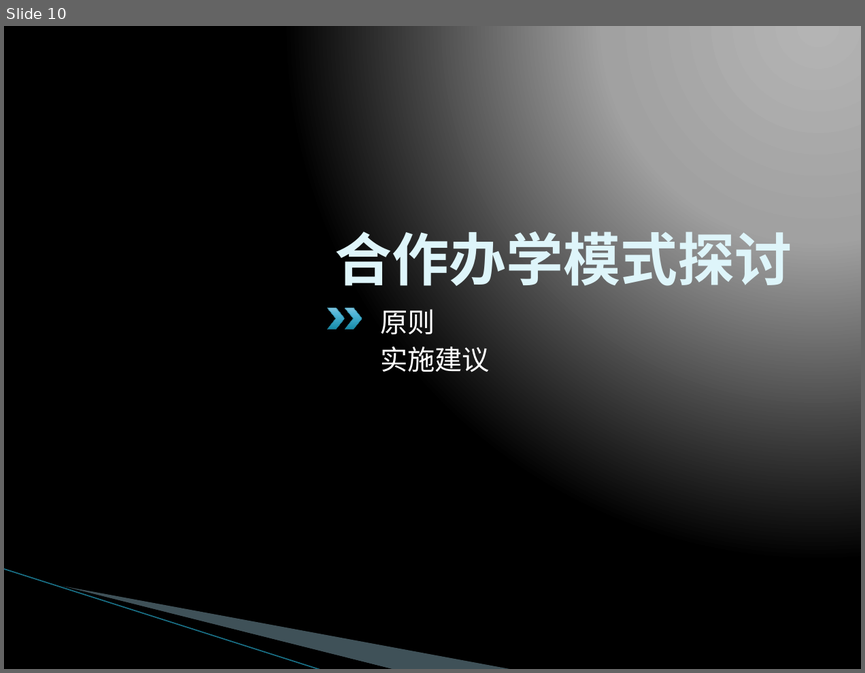
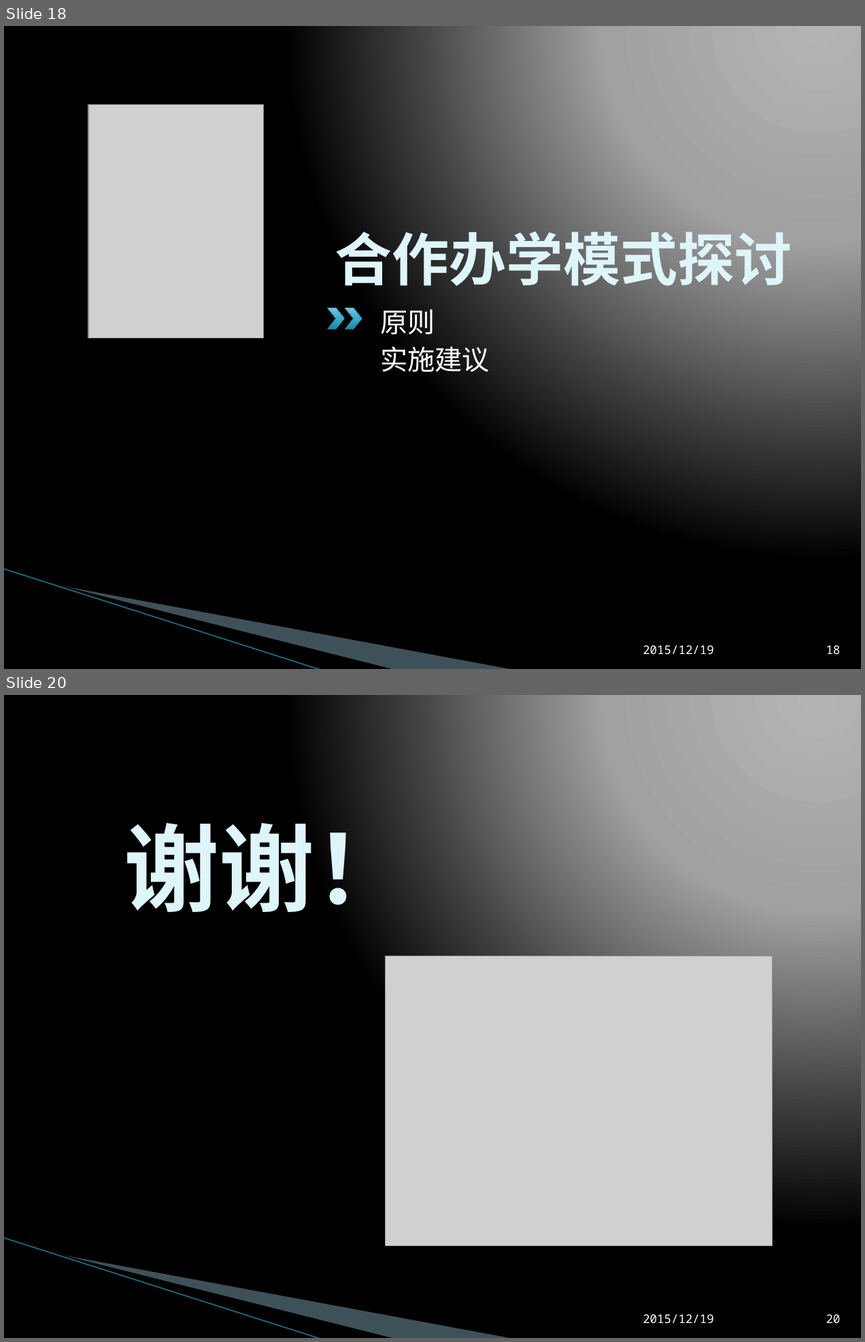
Before and after one commit to L3w1s-L1u/_outline, a slide deck: _Holland_College/赴加培训工作汇报.pptx. Shown one above the other, each under a label of ours: slide 10 before the commit, slides 18 and 20 after it; the slides between them are not shown. The pictures are 865x673 and 865x1342 pixels, drawn with LibreOffice and Linux fonts; fonts in the diff are those of the drawing; grey boxes stand for pictures; background and template pictures are left out. Boxes give left, top, right and bottom in pixels: in the first picture for what was removed or moved away, otherwise in the second. Text is boxed around its words. In the diff, an @@ line names an element or a change of style, - is before the commit and + after.

```diff
--- a/_Holland_College/赴加培训工作汇报.pptx
+++ b/_Holland_College/赴加培训工作汇报.pptx
@@ slide 20 added at box(4, 695, 861, 1338), background gradient #B4B4B4 to #A2A2A2 to #000000; not listed: 3 template elements that a slide beside it also shows @@
@@ title added at box(124, 823, 409, 912), 80 pt, text #DEF5FA, bold @@
+谢谢！
@@ picture added at box(385, 955, 772, 1246) @@
@@ text added at box(643, 1314, 714, 1323), 10 pt, text #FFFFFF @@
+2015/12/19
@@ page number added at box(826, 1314, 840, 1323), 10 pt, text #FFFFFF @@
+20
@@ what was slide 10 is now slide 18 @@
@@ slide 18 changed as well @@
@@ picture added at box(88, 105, 263, 339) @@
@@ text added at box(643, 645, 714, 654), 10 pt, text #FFFFFF @@
+2015/12/19
@@ page number added at box(826, 645, 840, 654), 10 pt, text #FFFFFF @@
+18
```
Also in this commit, not shown: 7 other slides changed, 13 other slides added, 3 slides removed, 5 other files.
